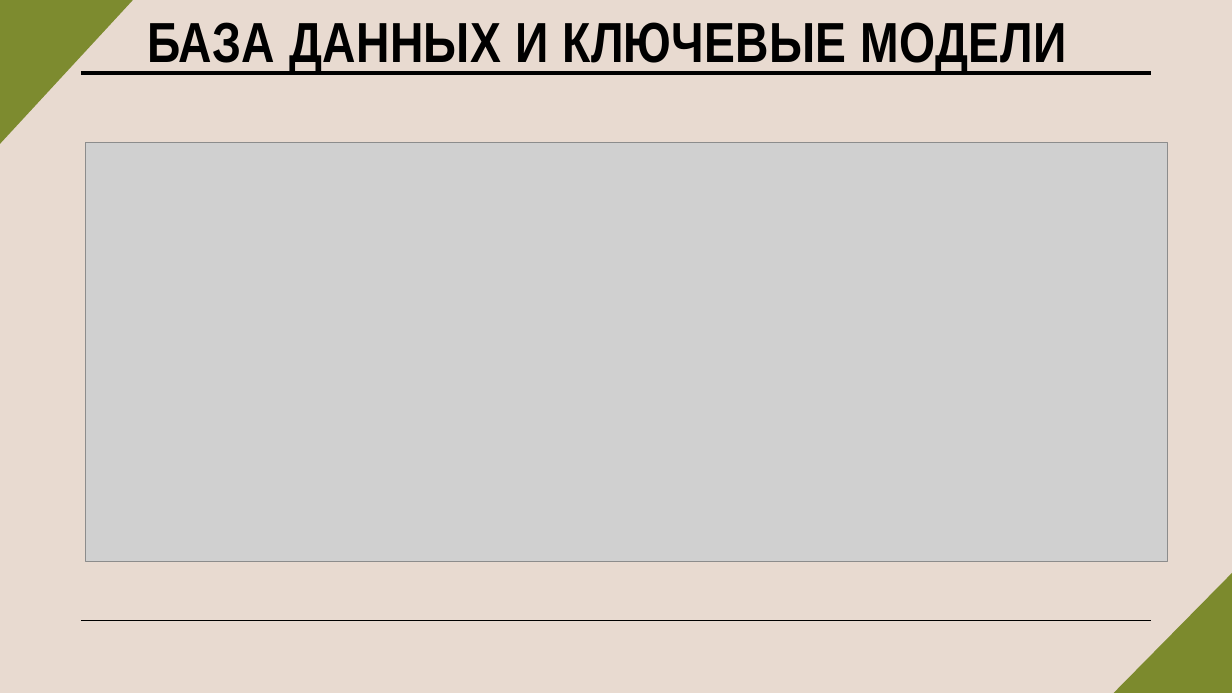
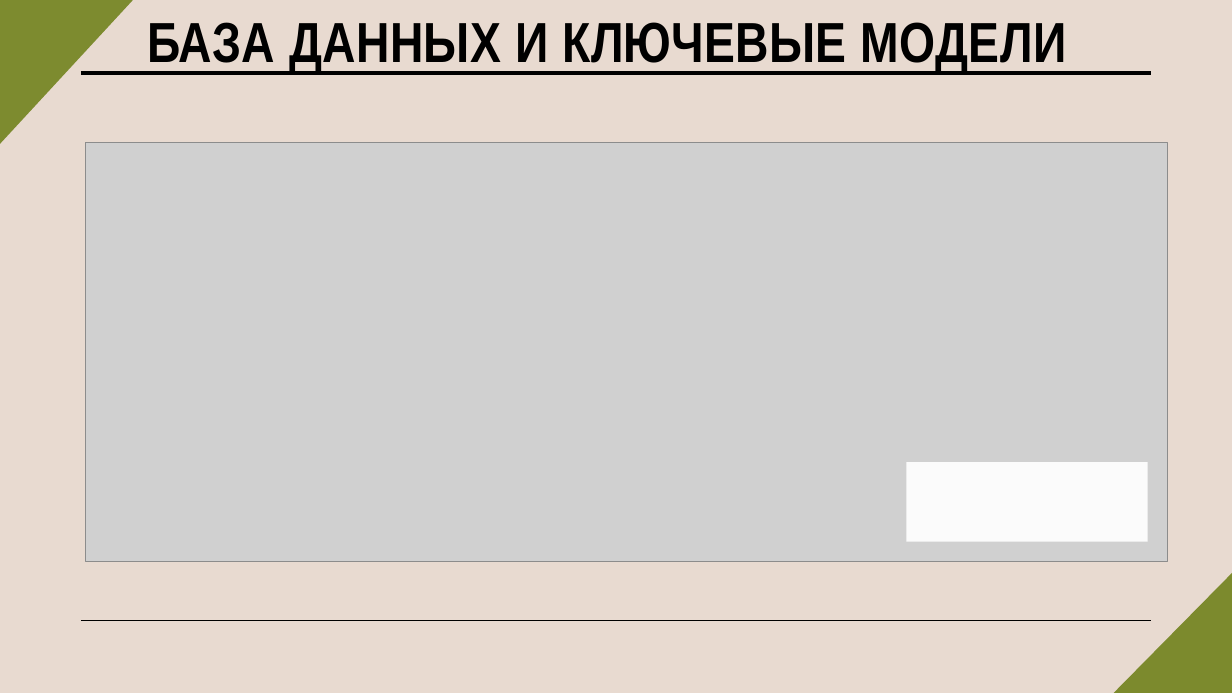
Before and after one commit to 1-Soul-1/BeakBook, a slide deck: slide 8 of BeakBook.pptx. Drawn at 1232x693 pixels with LibreOffice and Linux fonts; fonts in the diff are those of the drawing; grey boxes stand for pictures. Boxes give left, top, right and bottom in pixels: in the first picture for what was removed or moved away, otherwise in the second. Text is boxed around its words. In the diff, an @@ line names an element or a change of style, - is before the commit and + after.

```diff
--- a/BeakBook.pptx
+++ b/BeakBook.pptx
@@ rectangle added at (907, 462, 1148, 542), fill #FBFBFB @@
```
Also in this commit, not shown: 4 other slides changed, 2 slides added, 1 other file.
